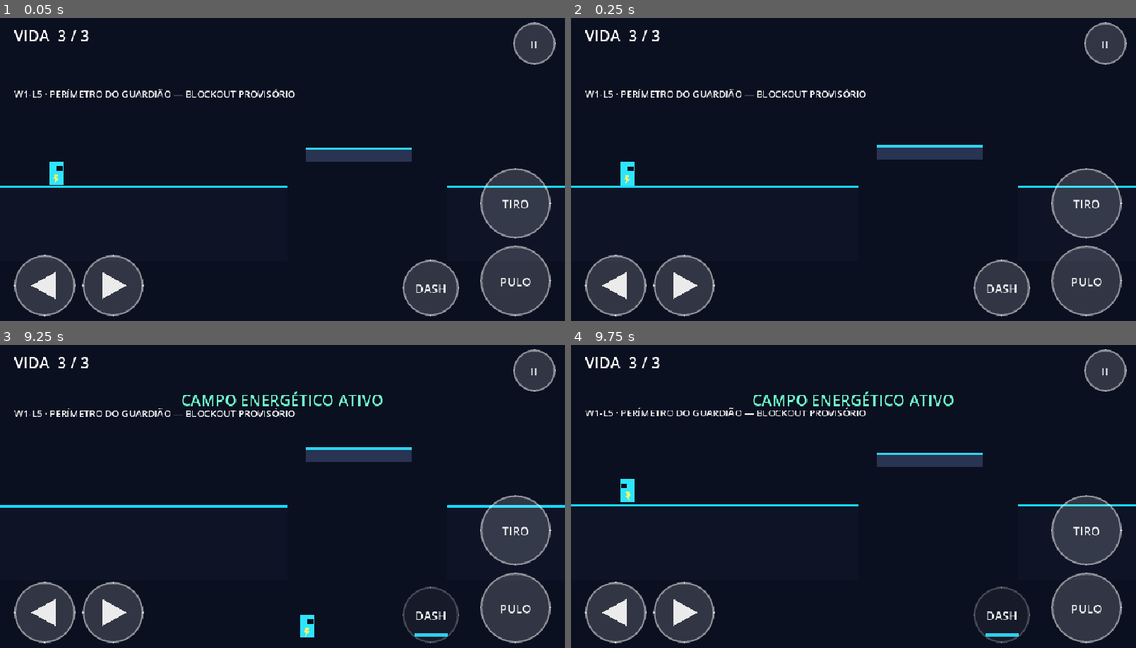
Above: before the commit, frames 1-4 (two rows, left to right).
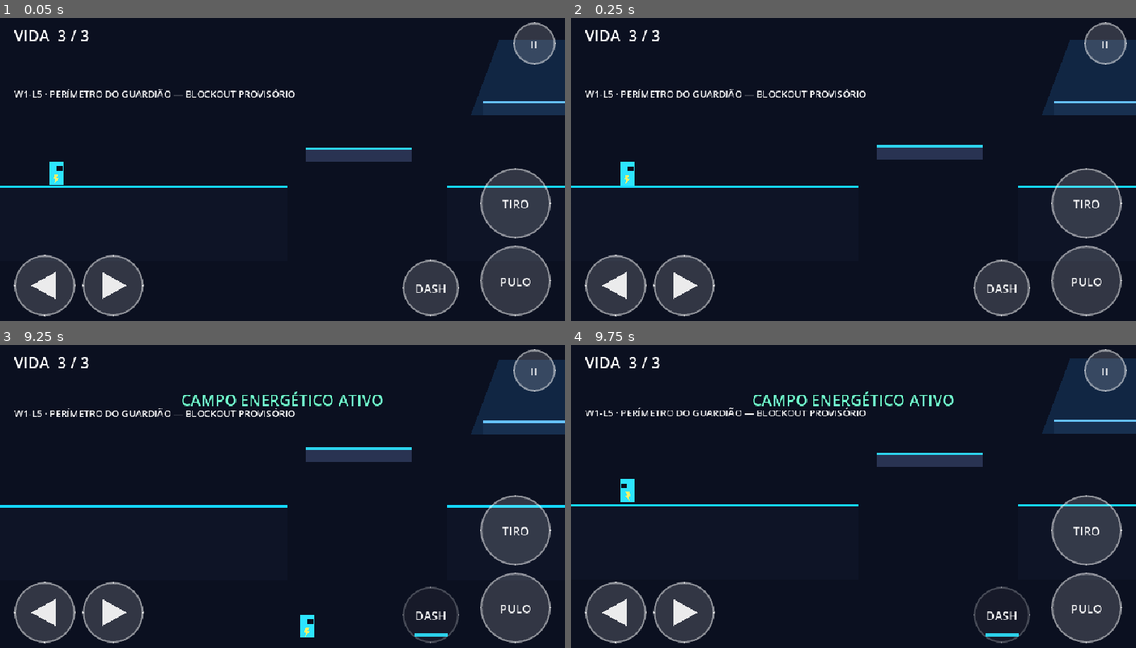
Above: after the commit, the same moments.

Repository: jyanzy19-yml/new-bolt-aventura
Game: Godot game, scene res://scenes/campaign/cybercore_w1_l5.tscn
Two runs of this game, one before a commit and one after it. Both use one fixed random seed, a clock stepped at 60 frames per second and the inputs below. This scene is started directly instead of the project's main scene.
Inputs (mouse positions are in pixels of both pictures, inside the frame that each line leads up to):
- Up to frame 1 (0.05 s): no input
- Up to frame 2 (0.25 s): no input
- Up to frame 3 (9.25 s): tap Enter at 0.5 s; move the mouse to (406, 481) at 0.52 s; hold D (move_right) 0.53-1.25 s; tap J (attack) at 0.6, 5.1 s; click (406, 481) at 0.67 s; tap Space (jump) at 0.77, 3.77, 6.77 s; drag from (169, 514) to (344, 499) at 1.27 s; move the mouse to (339, 429) at 2.02 s; hold A (move_left) 2.03-2.75 s; tap E (interact) at 2.1, 6.6 s; drag from (254, 563) to (113, 451) at 2.77 s; move the mouse to (452, 544) at 3.52 s; hold D (move_right) 3.53-4.25 s; tap Shift (dash) at 3.6, 8.1 s; drag from (113, 451) to (197, 420) at 4.27 s; move the mouse to (310, 499) at 5.02 s; hold D (move_right) 5.03-5.75 s; click (310, 499) at 5.17 s; drag from (197, 420) to (169, 514) at 5.77 s; move the mouse to (406, 481) at 6.52 s; hold A (move_left) 6.53-7.25 s; drag from (169, 514) to (542, 502) at 7.27 s; move the mouse to (339, 429) at 8.02 s; hold D (move_right) 8.03-8.75 s; drag from (254, 563) to (113, 451) at 8.77 s
- Up to frame 4 (9.75 s): move the mouse to (1023, 544) at 9.52 s; hold A (move_left) from 9.53 s (still down); tap J (attack) at 9.6 s; click (1023, 544) at 9.67 s

The runs differ from the first frame. In frame 1, 3.4% of the frame differs, in the area x 83-100%, y 7-33%; in frame 2, 3.4%; in frame 3, 3.4%; in frame 4, 3.4%.

Commit message:
fix(w1-l5): make optional observatory reachable from moving platform

Diff:
--- a/scenes/campaign/cybercore_w1_l5.tscn
+++ b/scenes/campaign/cybercore_w1_l5.tscn
@@ -39,13 +39,13 @@
 top_color = Color(0.08, 0.85, 1, 1)
 
 [node name="ObservatoryPlatform" parent="Geometry" instance=ExtResource("2_block")]
-position = Vector2(1040, -176)
+position = Vector2(820, -144)
 size = Vector2(200, 24)
 fill_color = Color(0.08, 0.11, 0.19, 1)
 top_color = Color(0.45, 0.8, 1, 1)
 
 [node name="ObservatoryView" type="Polygon2D" parent="Geometry"]
-position = Vector2(1140, -216)
+position = Vector2(920, -184)
 color = Color(0.18, 0.55, 0.9, 0.18)
 polygon = PackedVector2Array(-72, -64, 72, -64, 120, 64, -120, 64)
 
